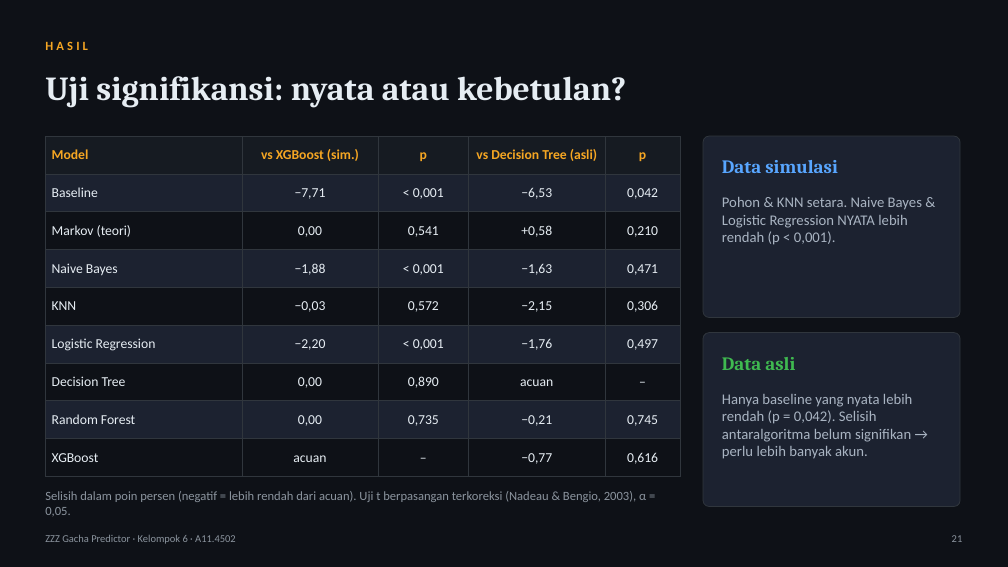
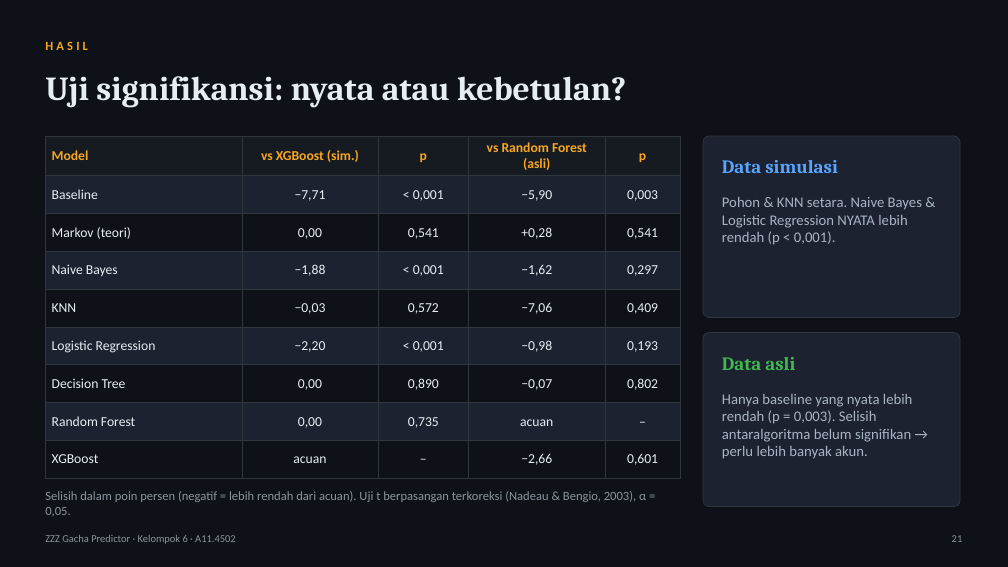
Before and after one commit to tehgeii/project-data-mining, a slide deck: slide 21 of docs/tugas/UAS_Slide_Kelompok6_A11.4502.pptx. Drawn at 1008x567 pixels with LibreOffice and Linux fonts; fonts in the diff are those of the drawing. Boxes give left, top, right and bottom in pixels: in the first picture for what was removed or moved away, otherwise in the second. Text is boxed around its words. In the diff, an @@ line names an element or a change of style, - is before the commit and + after.

Commit message:
Latih ulang dengan 3 akun asli dan perbarui dokumen
- Model dan report dilatih ulang dengan 3 akun asli (1.751 pull, 28 S-Rank;
  eksperimen data asli 1.425 baris, 25 siklus pity).
- Hasil data asli: Random Forest dan Decision Tree teratas (±92,3%), selisih
  antaralgoritma belum signifikan; hanya baseline yang nyata lebih rendah.
- Temuan baru: KNN dan XGBoost tidak stabil di satu fold karena data latihnya
  hanya punya satu siklus Agent guaranteed, sehingga keduanya mempelajari pola
  keliru dari fitur guaranteed. Dijelaskan di laporan, slide, dan PANDUAN.
- Grafik, tangkapan layar, LAPORAN.md, README, dan tanya jawab diperbarui;
  caption KNN di aplikasi diganti penjelasan umum tentang nested grid search.

```diff
--- a/docs/tugas/UAS_Slide_Kelompok6_A11.4502.pptx
+++ b/docs/tugas/UAS_Slide_Kelompok6_A11.4502.pptx
@@ table at box(45, 136, 681, 469) @@
-row 1, column 4: vs Decision Tree (asli)
+row 1, column 4: vs Random Forest (asli)
-row 2, column 4: −6,53
+row 2, column 4: −5,90
-row 2, column 5: 0,042
+row 2, column 5: 0,003
-row 3, column 4: +0,58
+row 3, column 4: +0,28
-row 3, column 5: 0,210
+row 3, column 5: 0,541
-row 4, column 4: −1,63
+row 4, column 4: −1,62
-row 4, column 5: 0,471
+row 4, column 5: 0,297
-row 5, column 4: −2,15
+row 5, column 4: −7,06
-row 5, column 5: 0,306
+row 5, column 5: 0,409
-row 6, column 4: −1,76
+row 6, column 4: −0,98
-row 6, column 5: 0,497
+row 6, column 5: 0,193
-row 7, column 4: acuan
+row 7, column 4: −0,07
-row 7, column 5: –
+row 7, column 5: 0,802
-row 8, column 4: −0,21
+row 8, column 4: acuan
-row 8, column 5: 0,745
+row 8, column 5: –
-row 9, column 4: −0,77
+row 9, column 4: −2,66
-row 9, column 5: 0,616
+row 9, column 5: 0,601
@@ text at box(722, 394, 913, 459): text changed @@
-Hanya baseline yang nyata lebih rendah (p = 0,042). Selisih antaralgoritma belum signifikan → perlu lebih banyak akun.
+Hanya baseline yang nyata lebih rendah (p = 0,003). Selisih antaralgoritma belum signifikan → perlu lebih banyak akun.
```
Also in this commit, not shown: 5 other slides changed, 15 other files.
